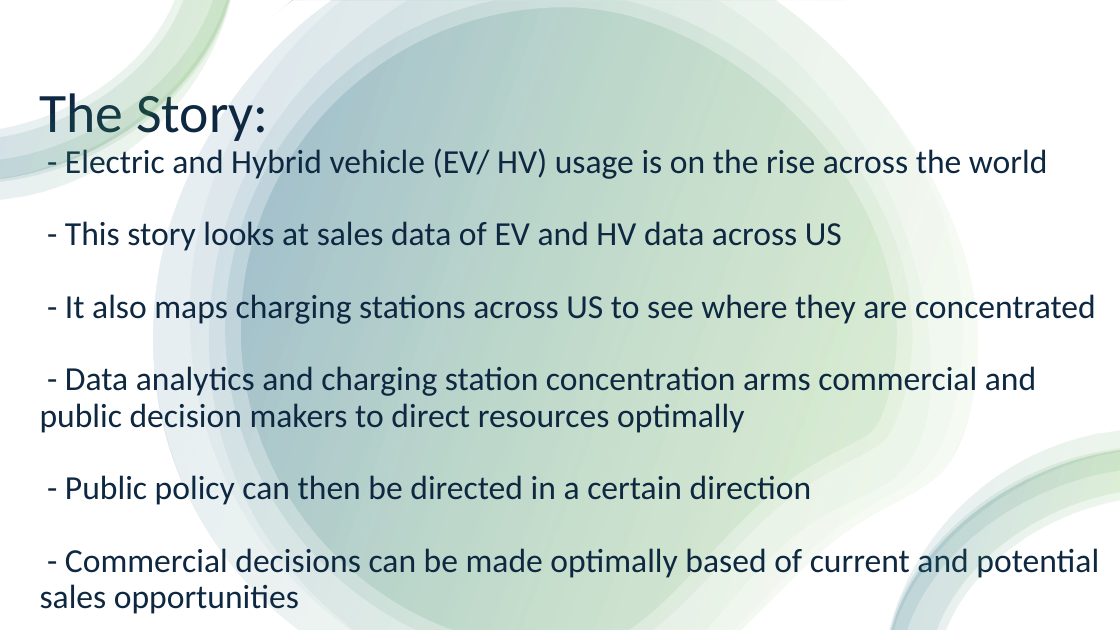
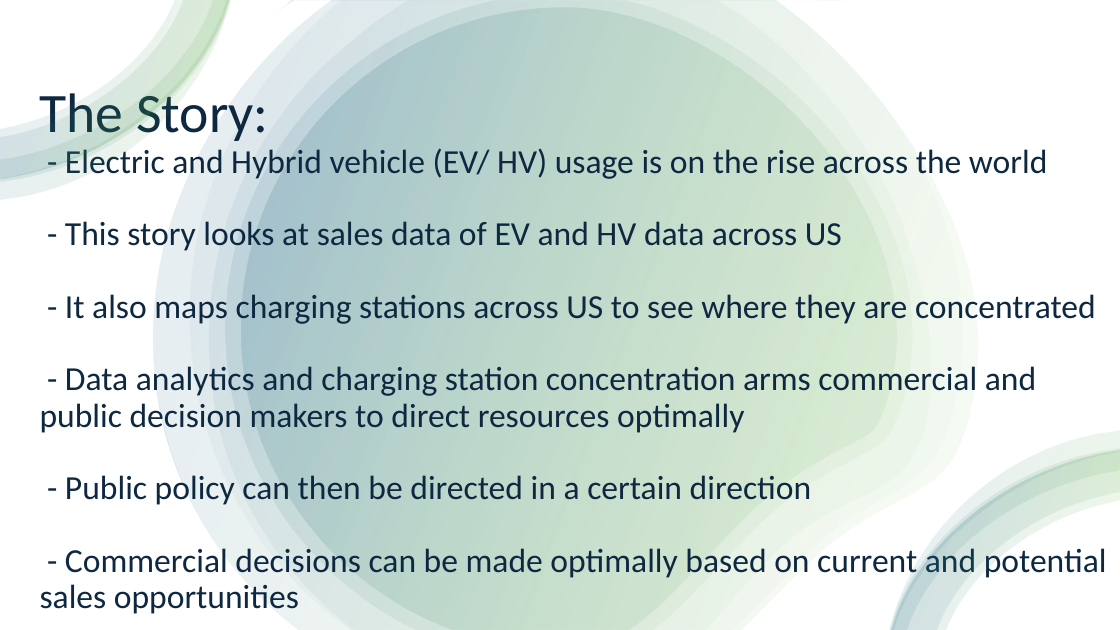
Before and after one commit to Vkrishm/Project3, a slide deck: slide 2 of Project 3 Final/Presentation/Data Visualisation Project.pptx. Drawn at 1120x630 pixels with LibreOffice and Linux fonts; fonts in the diff are those of the drawing. Boxes give left, top, right and bottom in pixels: in the first picture for what was removed or moved away, otherwise in the second. Text is boxed around its words. In the diff, an @@ line names an element or a change of style, - is before the commit and + after.

```diff
--- a/Project 3 Final/Presentation/Data Visualisation Project.pptx
+++ b/Project 3 Final/Presentation/Data Visualisation Project.pptx
@@ title at [40,85,1107,614]: text changed @@
-The Story:
-- Electric and Hybrid vehicle (EV/ HV) usage is on the rise across the world
-- This story looks at sales data of EV and HV data across US
-- It also maps charging stations across US to see where they are concentrated
-- Data analytics and charging station concentration arms commercial and public decision makers to direct resources optimally
-- Public policy can then be directed in a certain direction
-- Commercial decisions can be made optimally based of current and potential sales opportunities
+The Story:
+- Electric and Hybrid vehicle (EV/ HV) usage is on the rise across the world
+- This story looks at sales data of EV and HV data across US
+- It also maps charging stations across US to see where they are concentrated
+- Data analytics and charging station concentration arms commercial and public decision makers to direct resources optimally
+- Public policy can then be directed in a certain direction
+- Commercial decisions can be made optimally based on current and potential sales opportunities
```
Also in this commit, not shown: 4 other slides changed, 2 other files.
